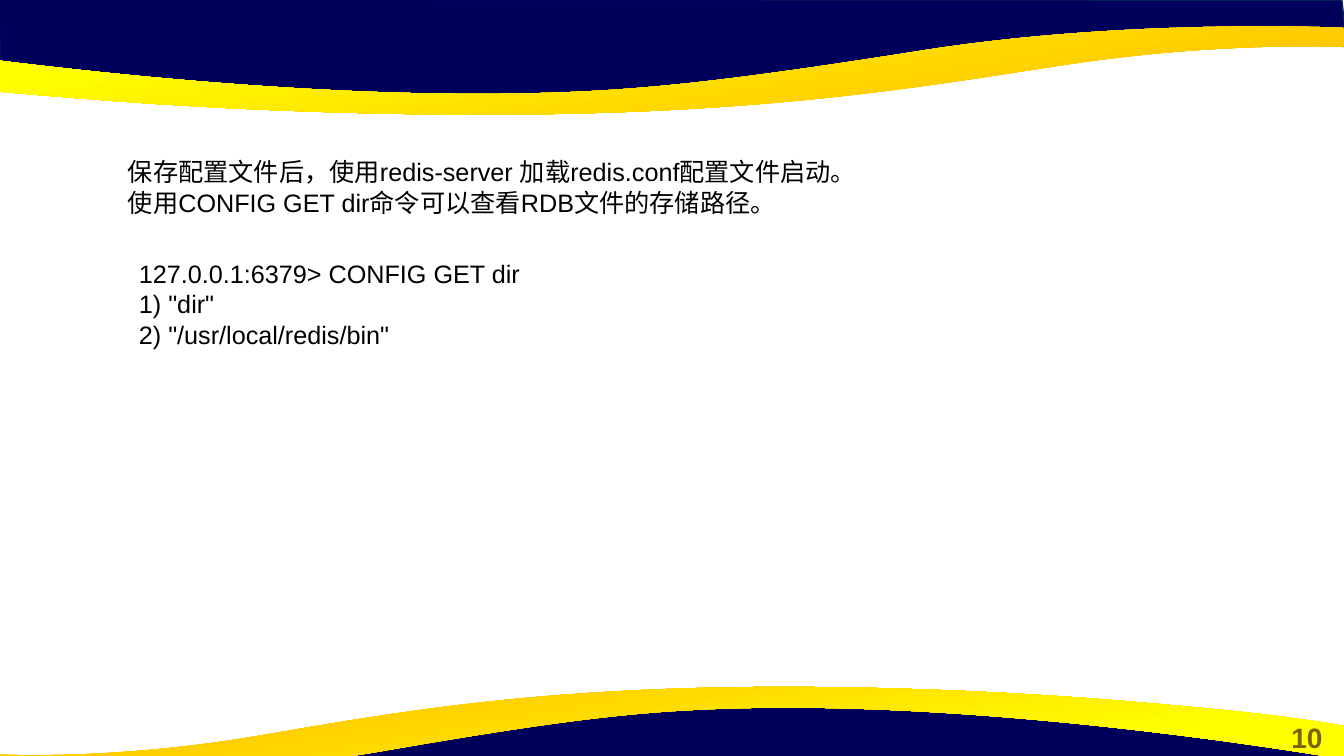
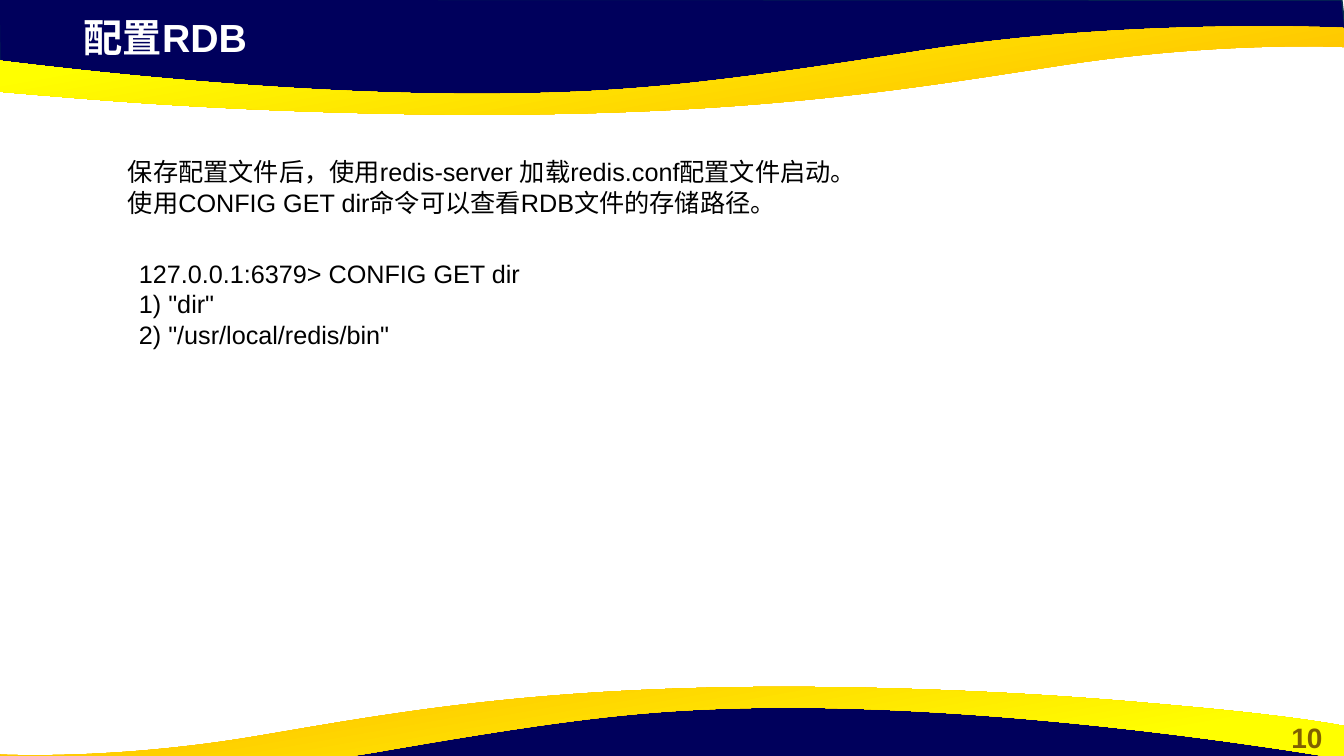
Before and after one commit to cxinping/Redis, a slide deck: slide 10 of ppt/第5章 Redis缓存持久化.pptx. Drawn at 1344x756 pixels with LibreOffice and Linux fonts; fonts in the diff are those of the drawing; background and template pictures are left out. Boxes give left, top, right and bottom in pixels: in the first picture for what was removed or moved away, otherwise in the second. Text is boxed around its words. In the diff, an @@ line names an element or a change of style, - is before the commit and + after.

```diff
--- a/ppt/第5章 Redis缓存持久化.pptx
+++ b/ppt/第5章 Redis缓存持久化.pptx
@@ text added at bbox=[84, 20, 247, 56], 28 pt, text #FFFFFF, bold @@
+配置RDB
```
Also in this commit, not shown: 1 other slide changed, 10 slides added, 6 slides removed, 1 other file.
